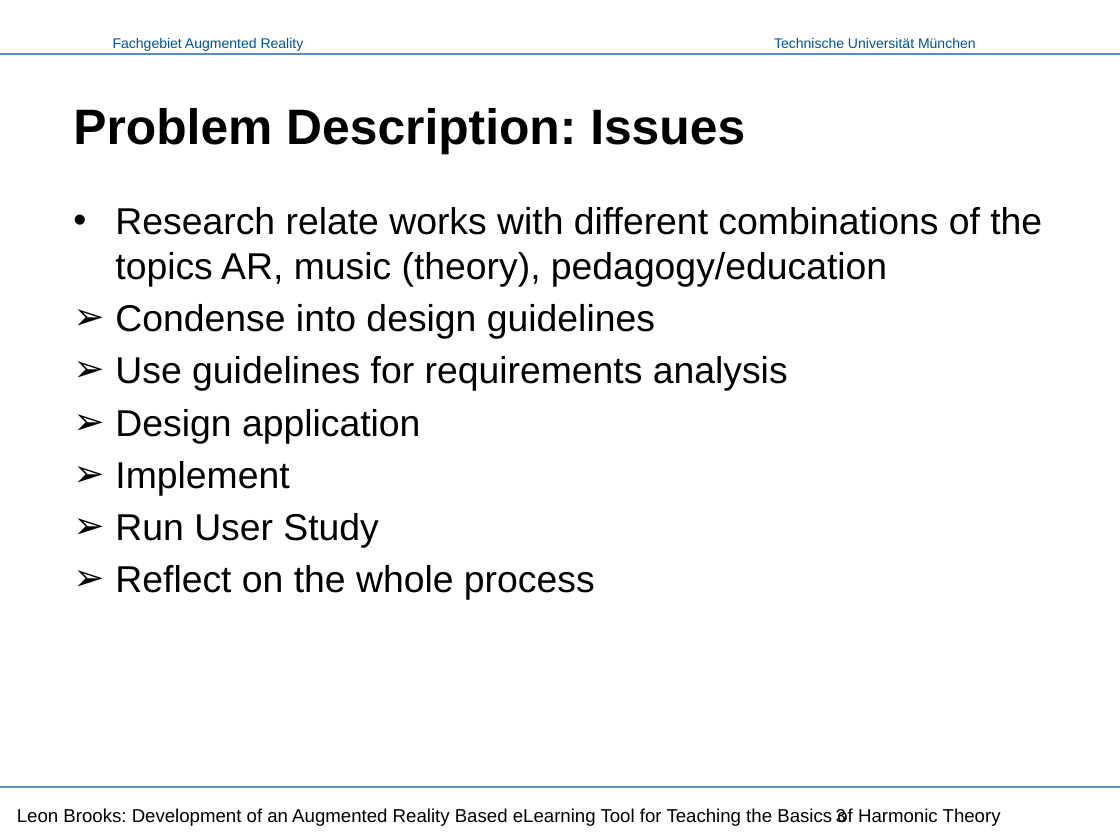
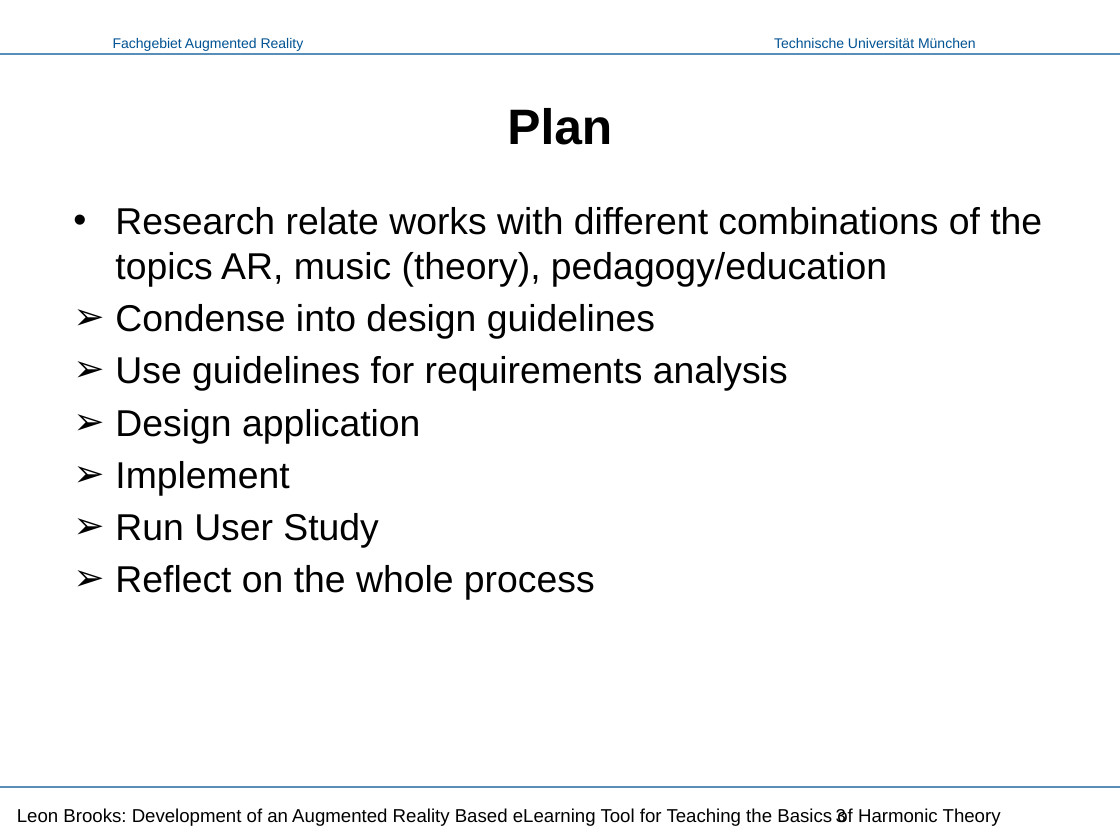
Before and after one commit to LeonBrooks/AR-Music-Theory-eLearing, a slide deck: slide 3 of Presentation/Music Vision - Presentation.pptx. Drawn at 1120x840 pixels with LibreOffice and Linux fonts; fonts in the diff are those of the drawing; background and template pictures are left out. Boxes give left, top, right and bottom in pixels: in the first picture for what was removed or moved away, otherwise in the second. Text is boxed around its words. In the diff, an @@ line names an element or a change of style, - is before the commit and + after.

```diff
--- a/Presentation/Music Vision - Presentation.pptx
+++ b/Presentation/Music Vision - Presentation.pptx
@@ title at (x1=507, y1=108, x2=612, y2=145): text changed @@
-Problem Description: Issues
+Plan
```
Also in this commit, not shown: 3 other slides changed.
